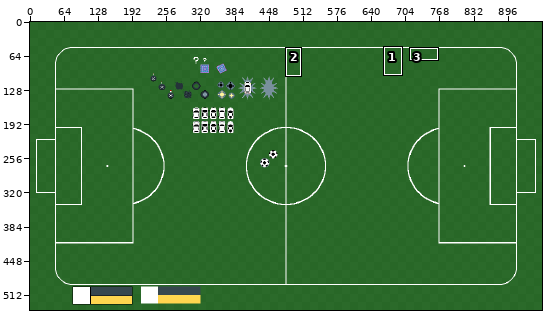
File history of a pixel-art file, Assets/Art/Mock.aseprite. Above: a wide view before the commit, with the close-up outlined.
Close-up. Before:
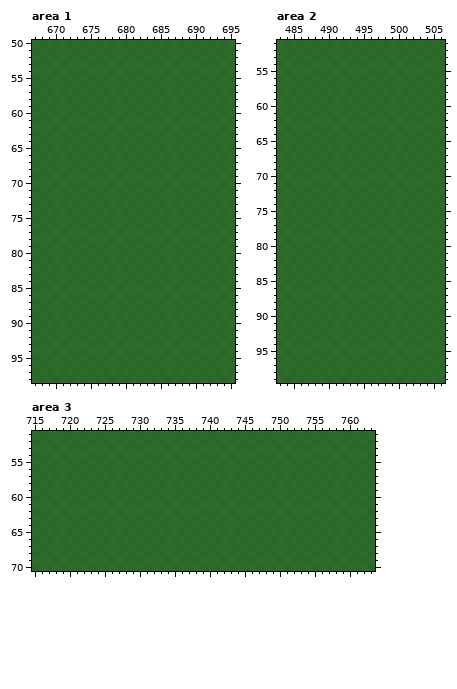
960x540 pixels, 1 frame. Colours within 5 levels of each other are drawn and written as one. Shown: area 1: x 667..695, y 50..98; area 2: x 483..506, y 51..99; area 3: x 715..763, y 51..70. The commit also changed other parts of the picture, which this record leaves out.
Once edited:
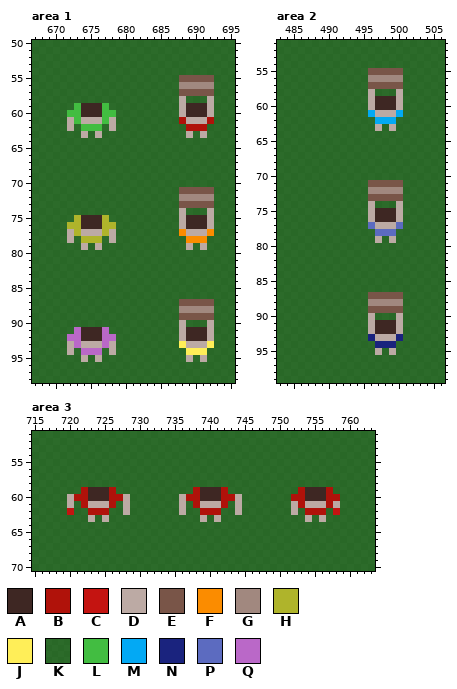
Palette (. is transparent): A #3e2723  B #b0120a  C #c41411  D #bcaaa4  E #795548  F #fb8c00  G #a1887f  H #afb42b  J #ffee58  K #0d5302c6  L #42bd41  M #03a9f4  N #1a237e  P #5c6bc0  Q #ba68c8
Edits made:
Area 1, layer "Objects":
y 55: x 688..692 KKKKK -> EEEEE
y 56: x 688..692 KKKKK -> GGGGG
y 57: x 688..692 KKKKK -> EEEEE
y 58: x 688 K -> D; x 692 K -> D
y 59: x 673..677 KKKKK -> LAAAL; x 688..692 KKKKK -> DAAAD
y 60: x 672..678 KKKKKKK -> LLAAALL; x 688..692 KKKKK -> DAAAD
y 61: x 672..678 KKKKKKK -> DLDDDLD; x 688..692 KKKKK -> BDDDB
y 62: x 672 K -> D; x 674..676 KKK -> LLL; x 678 K -> D; x 689..691 KKK -> BBB
y 63: x 674 K -> D; x 676 K -> D; x 689 K -> D; x 691 K -> D
y 71: x 688..692 KKKKK -> EEEEE
y 72: x 688..692 KKKKK -> GGGGG
y 73: x 688..692 KKKKK -> EEEEE
y 74: x 688 K -> D; x 692 K -> D
y 75: x 673..677 KKKKK -> HAAAH; x 688..692 KKKKK -> DAAAD
y 76: x 672..678 KKKKKKK -> HHAAAHH; x 688..692 KKKKK -> DAAAD
y 77: x 672..678 KKKKKKK -> DHDDDHD; x 688..692 KKKKK -> FDDDF
y 78: x 672 K -> D; x 674..676 KKK -> HHH; x 678 K -> D; x 689..691 KKK -> FFF
y 79: x 674 K -> D; x 676 K -> D; x 689 K -> D; x 691 K -> D
y 87: x 688..692 KKKKK -> EEEEE
y 88: x 688..692 KKKKK -> GGGGG
y 89: x 688..692 KKKKK -> EEEEE
y 90: x 688 K -> D; x 692 K -> D
y 91: x 673..677 KKKKK -> QAAAQ; x 688..692 KKKKK -> DAAAD
y 92: x 672..678 KKKKKKK -> QQAAAQQ; x 688..692 KKKKK -> DAAAD
y 93: x 672..678 KKKKKKK -> DQDDDQD; x 688..692 KKKKK -> JDDDJ
y 94: x 672 K -> D; x 674..676 KKK -> QQQ; x 678 K -> D; x 689..691 KKK -> JJJ
y 95: x 674 K -> D; x 676 K -> D; x 689 K -> D; x 691 K -> D
Area 2, layer "Objects":
y 55: x 496..500 KKKKK -> EEEEE
y 56: x 496..500 KKKKK -> GGGGG
y 57: x 496..500 KKKKK -> EEEEE
y 58: x 496 K -> D; x 500 K -> D
y 59..60: x 496..500 KKKKK -> DAAAD
y 61: x 496..500 KKKKK -> MDDDM
y 62: x 497..499 KKK -> MMM
y 63: x 497 K -> D; x 499 K -> D
y 71: x 496..500 KKKKK -> EEEEE
y 72: x 496..500 KKKKK -> GGGGG
y 73: x 496..500 KKKKK -> EEEEE
y 74: x 496 K -> D; x 500 K -> D
y 75..76: x 496..500 KKKKK -> DAAAD
y 77: x 496..500 KKKKK -> PDDDP
y 78: x 497..499 KKK -> PPP
y 79: x 497 K -> D; x 499 K -> D
y 87: x 496..500 KKKKK -> EEEEE
y 88: x 496..500 KKKKK -> GGGGG
y 89: x 496..500 KKKKK -> EEEEE
y 90: x 496 K -> D; x 500 K -> D
y 91..92: x 496..500 KKKKK -> DAAAD
y 93: x 496..500 KKKKK -> NDDDN
y 94: x 497..499 KKK -> NNN
y 95: x 497 K -> D; x 499 K -> D
Area 3, layer "Objects":
y 59: x 722..726 KKKKK -> BAAAB; x 738..742 KKKKK -> BAAAB; x 753..757 KKKKK -> BAAAB
y 60: x 720..728 KKKKKKKKK -> DBBAAABBD; x 736..744 KKKKKKKKK -> DBBAAABBD; x 752..758 KKKKKKK -> BBAAABB
y 61: x 720 K -> D; x 722..726 KKKKK -> BDDDB; x 728 K -> D; x 736 K -> D; x 738..742 KKKKK -> BDDDB; x 744 K -> D; x 752..758 KKKKKKK -> DBDDDBD
y 62: x 720 K -> C; x 723..725 KKK -> BBB; x 728 K -> D; x 736 K -> D; x 739..741 KKK -> BBB; x 744 K -> D; x 752 K -> D; x 754..756 KKK -> BBB; x 758 K -> C
y 63: x 723 K -> D; x 725 K -> D; x 739 K -> D; x 741 K -> D; x 754 K -> D; x 756 K -> D
